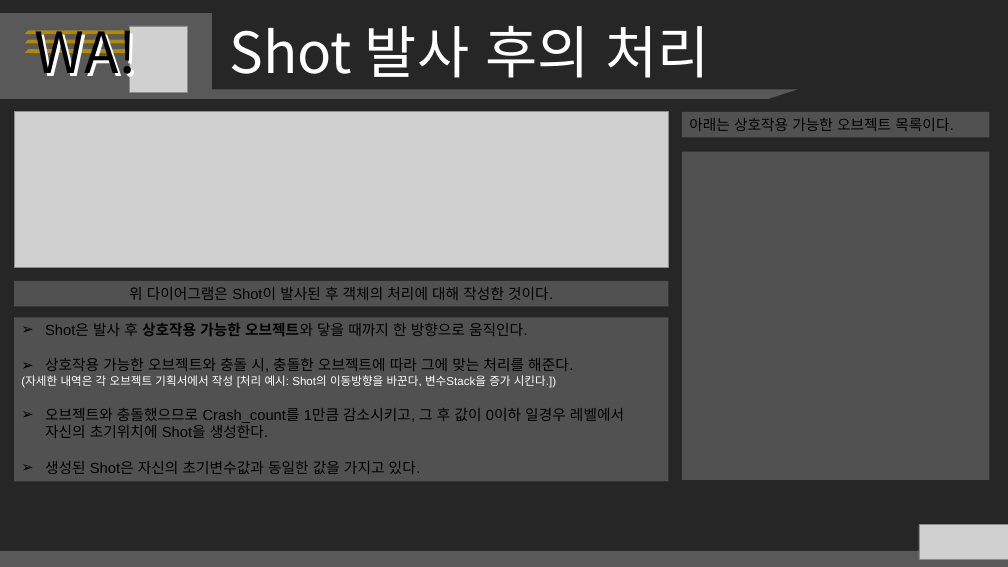
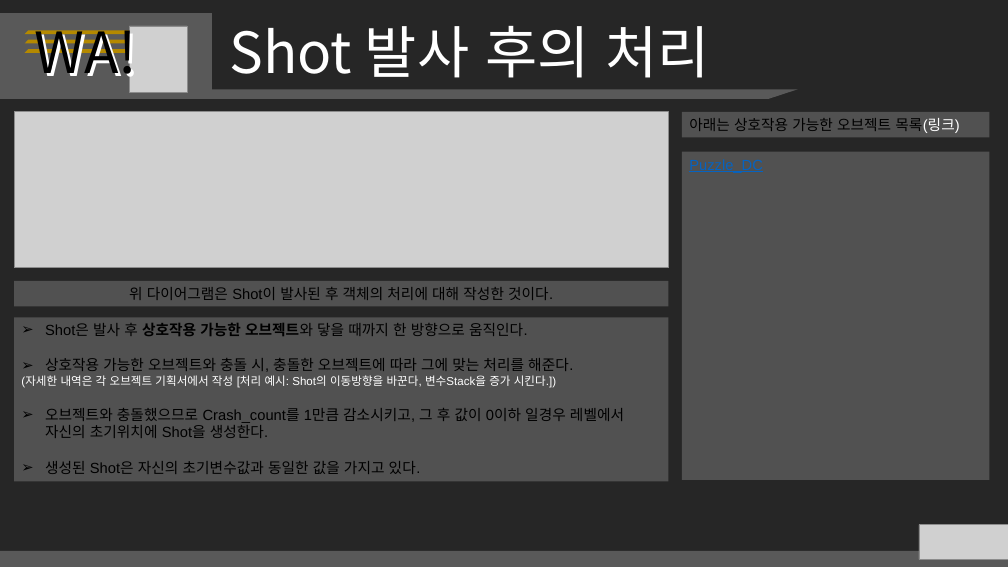
Before and after one commit to taeseongeom/WA, a slide deck: slide 6 of 기획서/WA!/System/WA!_System_Puzzle_Shot.pptx. Drawn at 1008x567 pixels with LibreOffice and Linux fonts; fonts in the diff are those of the drawing; grey boxes stand for pictures. Boxes give left, top, right and bottom in pixels: in the first picture for what was removed or moved away, otherwise in the second. Text is boxed around its words. In the diff, an @@ line names an element or a change of style, - is before the commit and + after.

```diff
--- a/기획서/WA!/System/WA!_System_Puzzle_Shot.pptx
+++ b/기획서/WA!/System/WA!_System_Puzzle_Shot.pptx
@@ text in rectangle at (x1=689, y1=118, x2=959, y2=133): text changed @@
-아래는 상호작용 가능한 오브젝트 목록이다.
+아래는 상호작용 가능한 오브젝트 목록(링크)
@@ text in rectangle at (x1=689, y1=159, x2=763, y2=173): text added @@
+Puzzle_DC
```
Also in this commit, not shown: 1 other slide changed, 2 other files.
